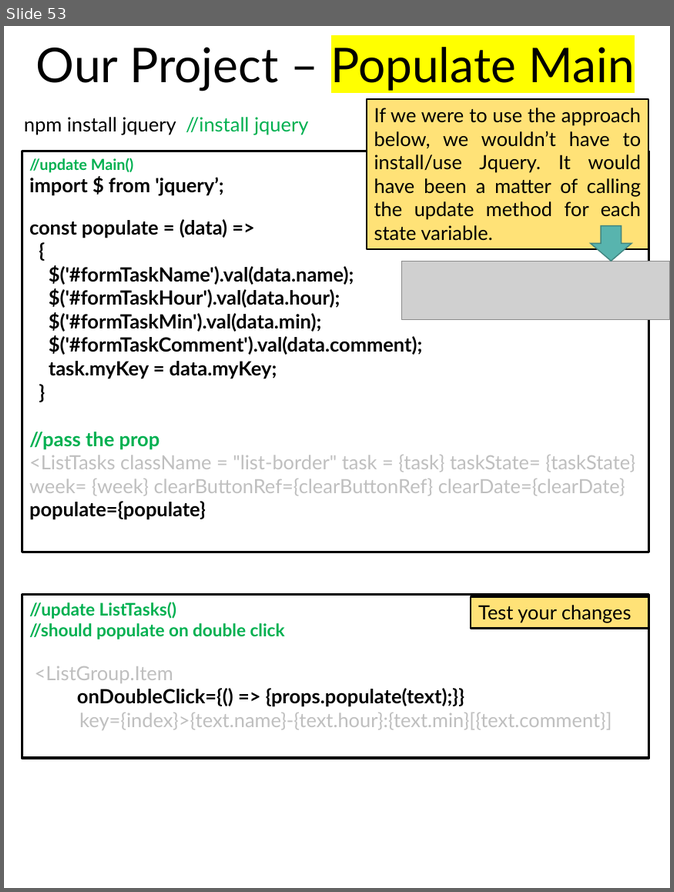
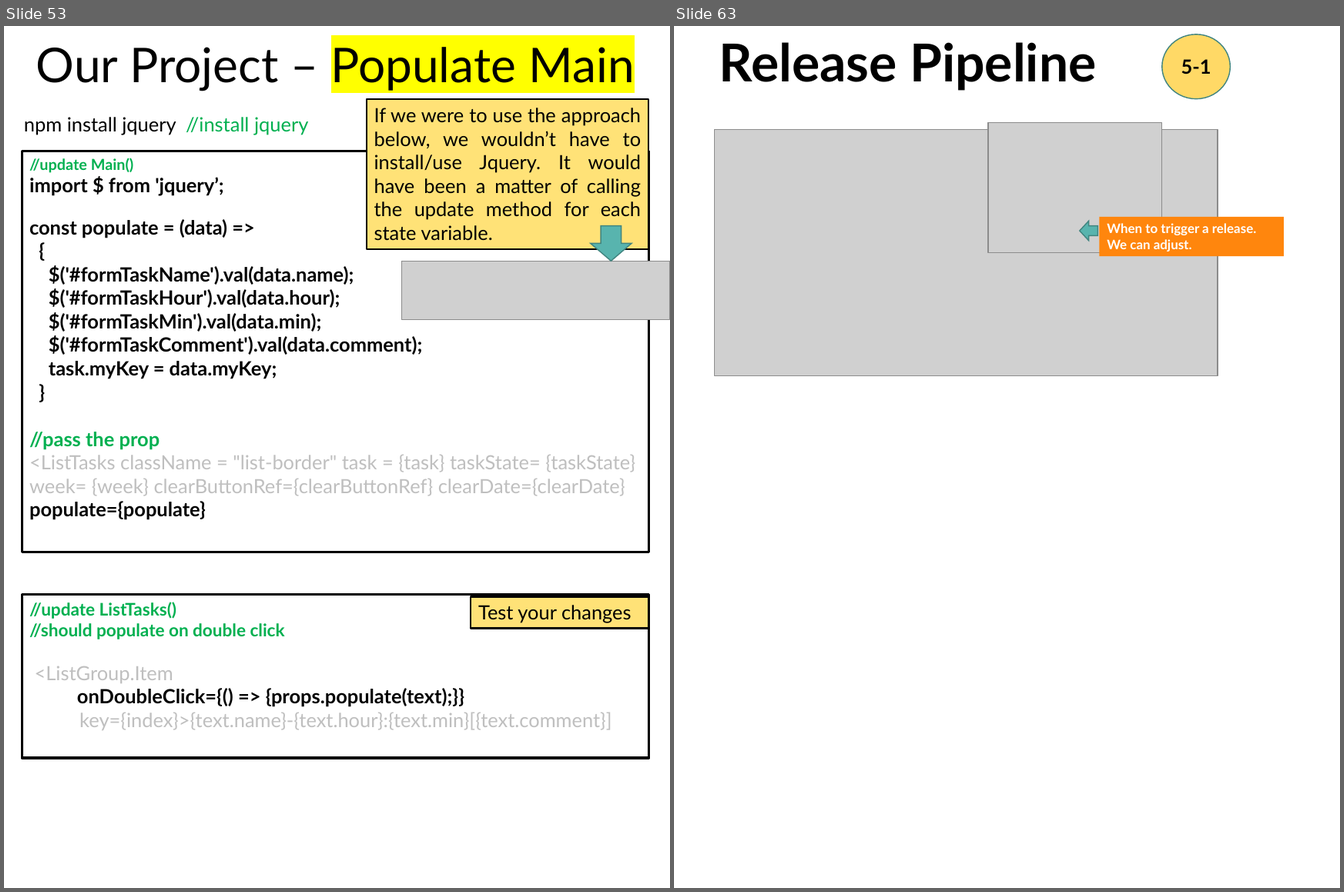
Before and after one commit to scorpion0511/mytracker, a slide deck: doc/React.pptx. Shown side by side, each under a label of ours: slide 53 before the commit, slides 53 and 63 after it; the slides between them are not shown. The pictures are 674x892 and 1344x892 pixels, drawn with LibreOffice and Linux fonts; fonts in the diff are those of the drawing; grey boxes stand for pictures. Boxes give left, top, right and bottom in pixels: in the first picture for what was removed or moved away, otherwise in the second. Text is boxed around its words. In the diff, an @@ line names an element or a change of style, - is before the commit and + after.

```diff
--- a/doc/React.pptx
+++ b/doc/React.pptx
@@ slide 63 added at (x1=674, y1=26, x2=1340, y2=888), background #FFFFFF @@
@@ text added at (x1=719, y1=42, x2=1096, y2=91), 48 pt, text #000000, bold @@
+Release Pipeline
@@ ellipse added at (x1=1162, y1=34, x2=1231, y2=99), fill #FFD966, outline #418581 1 pt, 18 pt, text #000000, bold @@
+5-1
@@ picture added at (x1=715, y1=129, x2=1218, y2=376) @@
@@ picture added at (x1=988, y1=123, x2=1162, y2=253) @@
@@ left arrow added at (x1=1080, y1=221, x2=1098, y2=241), fill #58B4AE, outline #418581 1 pt @@
@@ rectangle added at (x1=1100, y1=217, x2=1284, y2=256), fill #FF860D, 12 pt, text #FFFFFF, bold @@
+When to trigger a release.
+We can adjust.
```
Also in this commit, not shown: 11 other slides added, 6 other files.
